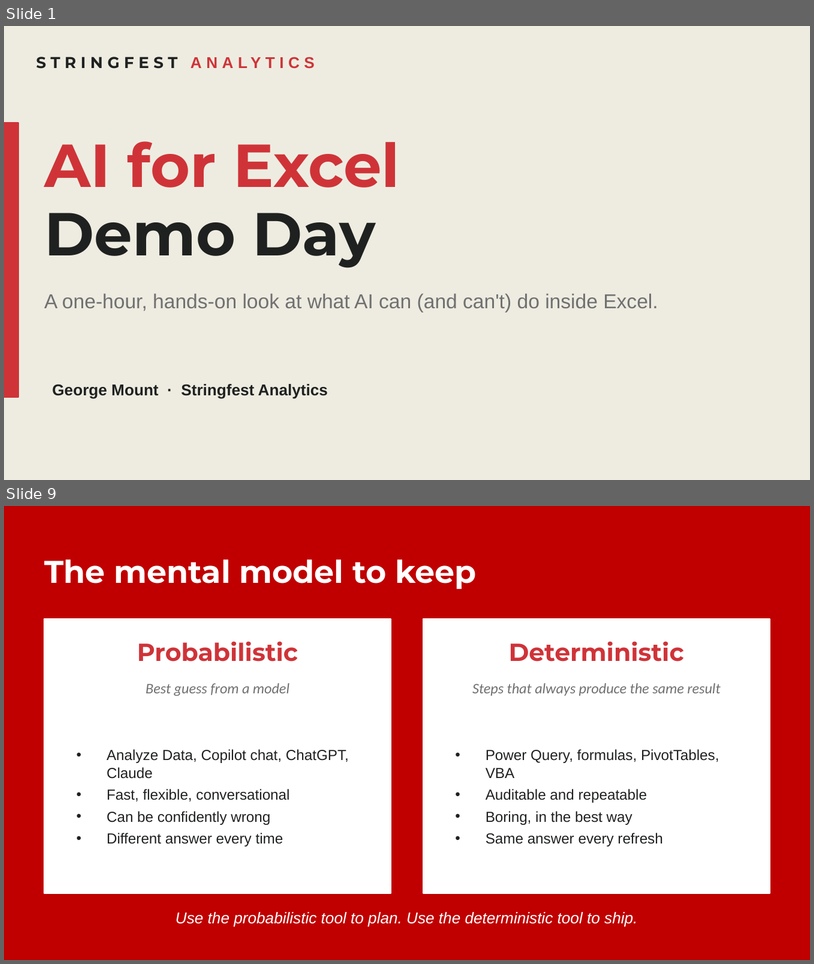
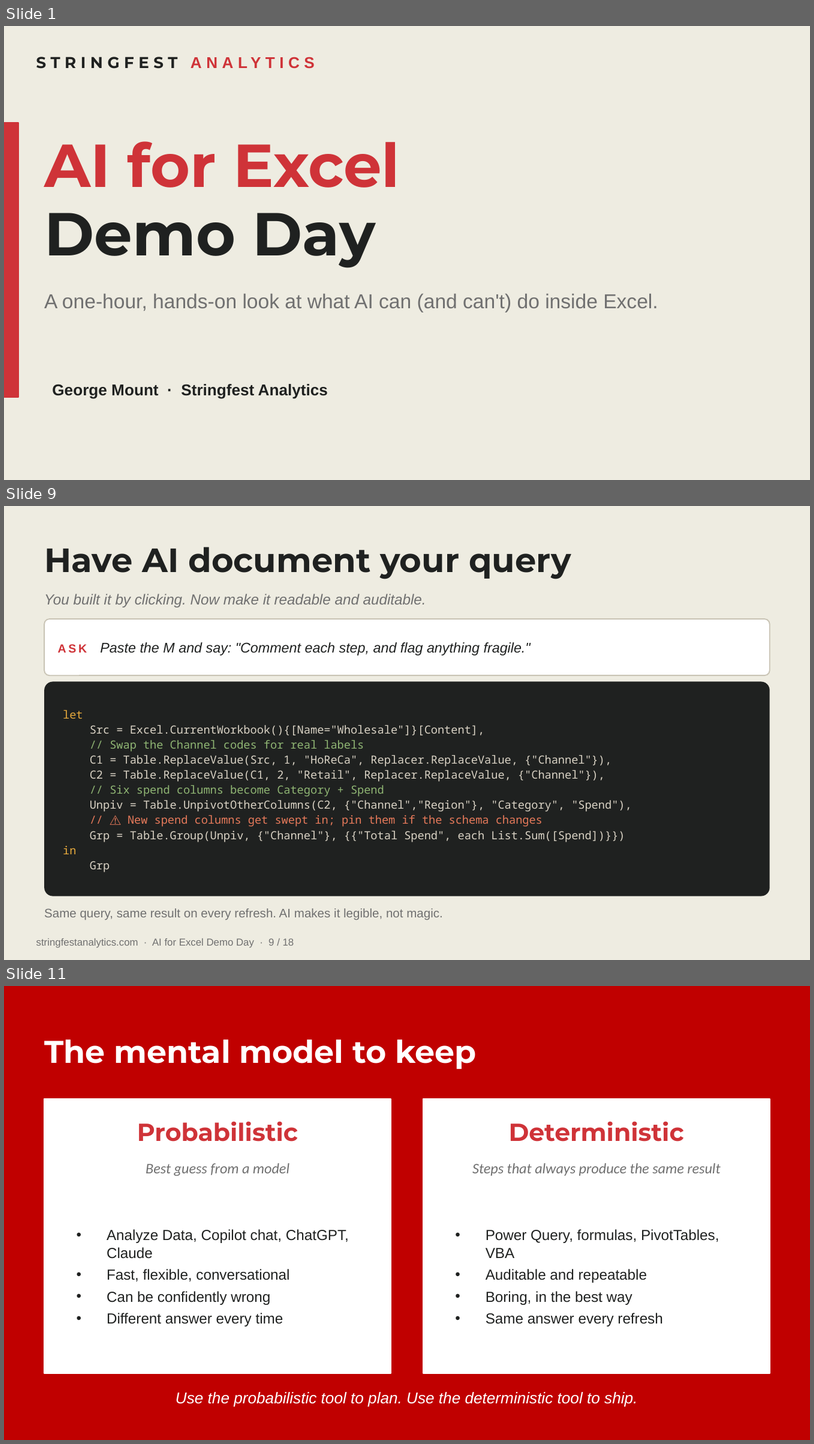
Before and after one commit to stringfestdata/ai-for-excel-demo-day, a slide deck: AI-for-Excel-Demo-Day.pptx. Shown one above the other, each under a label of ours: slides 1 and 9 before the commit, slides 1, 9 and 11 after it; the slides between them are not shown. The pictures are 814x964 and 814x1444 pixels, drawn with LibreOffice and Linux fonts; fonts in the diff are those of the drawing. Boxes give left, top, right and bottom in pixels: in the first picture for what was removed or moved away, otherwise in the second. Text is boxed around its words. In the diff, an @@ line names an element or a change of style, - is before the commit and + after.

```diff
--- a/AI-for-Excel-Demo-Day.pptx
+++ b/AI-for-Excel-Demo-Day.pptx
@@ slide 9 added at [4, 506, 810, 960], background #EEECE1 @@
@@ text added at [44, 547, 572, 579], 30 pt, text #1F2120, bold @@
+Have AI document your query
@@ text added at [44, 594, 426, 607], 13 pt, text #707070, italic @@
+You built it by clicking. Now make it readable and auditable.
@@ rounded rectangle added at [44, 619, 770, 675], fill #FFFFFF, outline #C9C4B5 1 pt, 12.5 pt, text #1F2120, italic @@
+ASK Paste the M and say: "Comment each step, and flag anything fragile."
@@ rounded rectangle added at [44, 682, 770, 896], fill #1F2120, 10 pt, text #D9D2C4 @@
+let
+Src = Excel.CurrentWorkbook(){[Name="Wholesale"]}[Content],
+// Swap the Channel codes for real labels
+C1 = Table.ReplaceValue(Src, 1, "HoReCa", Replacer.ReplaceValue, {"Channel"}),
+C2 = Table.ReplaceValue(C1, 2, "Retail", Replacer.ReplaceValue, {"Channel"}),
+// Six spend columns become Category + Spend
+Unpiv = Table.UnpivotOtherColumns(C2, {"Channel","Region"}, "Category", "Spend"),
+// ⚠ New spend columns get swept in; pin them if the schema changes
+Grp = Table.Group(Unpiv, {"Channel"}, {{"Total Spend", each List.Sum([Spend])}})
+in
+Grp
@@ text added at [44, 908, 443, 919], 11 pt, text #707070 @@
+Same query, same result on every refresh. AI makes it legible, not magic.
@@ text added at [36, 938, 294, 948], 9 pt, text #707070 @@
+stringfestanalytics.com · AI for Excel Demo Day · 9 / 18
@@ what was slide 9 is now slide 11 @@
```
Also in this commit, not shown: 12 slides changed, 1 other slide added.
